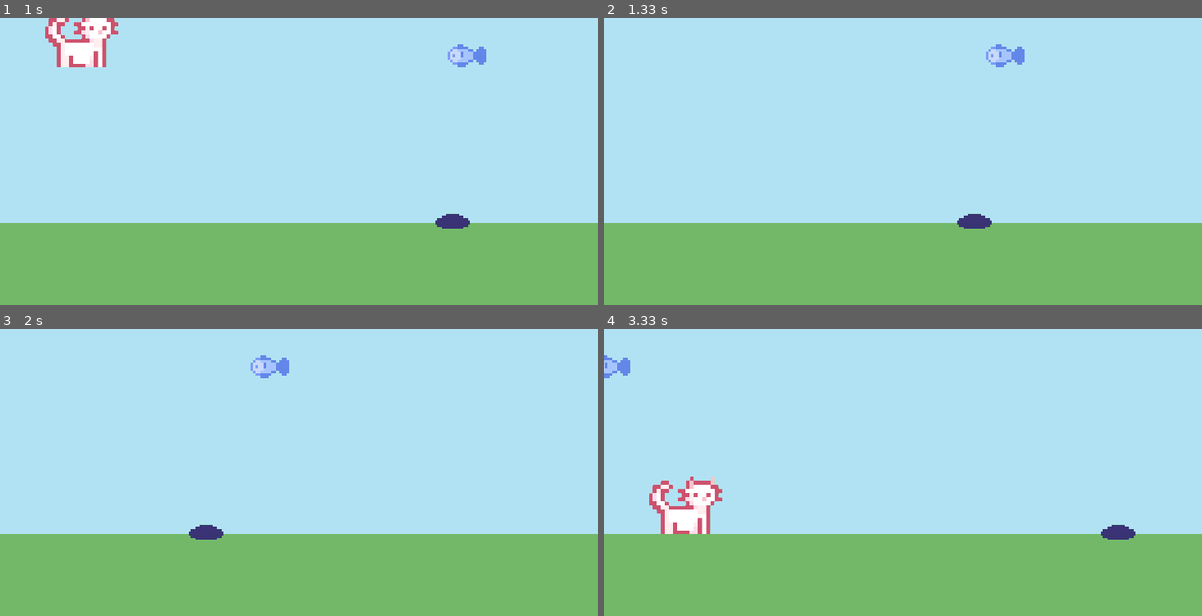
Above: before the commit, frames 1-4 (two rows, left to right).
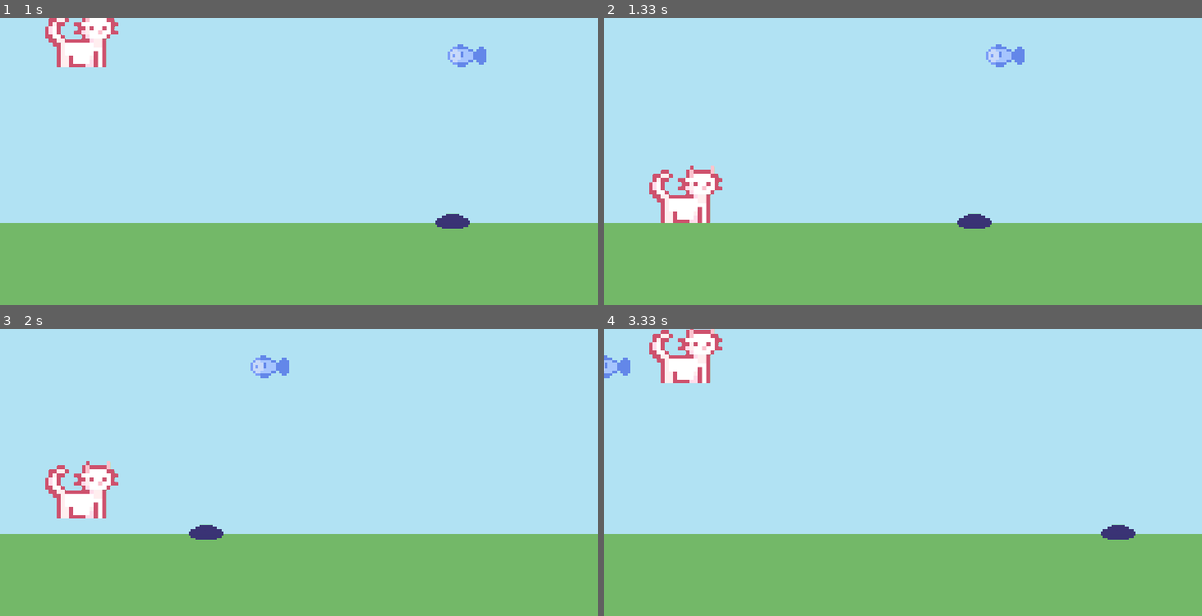
Above: after the commit, the same moments.

Repository: ShIIIrochka/py_game
Game: pygame game, started from pythongame/gamegame.py
Two runs of this game, one before a commit and one after it. Both use one fixed random seed, a clock stepped at 60 frames per second and the inputs below.
Inputs (mouse positions are in pixels of both pictures, inside the frame that each line leads up to):
- Up to frame 1 (1 s): tap Space at 0.33, 0.67 s
- Up to frame 2 (1.33 s): tap Space at 1.07 s
- Up to frame 3 (2 s): tap Space at 1.37, 1.9 s
- Up to frame 4 (3.33 s): tap Space at 2.2 s; click (687, 498) at 2.95 s

Frame 1 is identical in both runs. In frame 2, 1.6% of the frame differs, in the area x 7-20%, y 51-72%; in frame 3, 1.6%; in frame 4, 3.2%, in the area x 7-20%, y 0-72%.

Commit message:
поправила багу

Diff:
--- a/pythongame/gamegame.py
+++ b/pythongame/gamegame.py
@@ -1,5 +1,6 @@
 import pygame
 from sys import exit
+from random import randint
 
 WIDTH = 728
 HEIGHT = 350
@@ -53,11 +54,11 @@
                 exit()
 
         if game_active:
-            if event.type == pygame.MOUSEBUTTONDOWN:
+            if event.type == pygame.MOUSEBUTTONDOWN and player_rect.y >= 150:
                 if player_rect.collidepoint(event.pos):
                     player_gravity = -20
 
-            if event.type == pygame.KEYDOWN:
+            if event.type == pygame.KEYDOWN and player_rect.y >= 150:
                 if event.key == pygame.K_SPACE:
                     player_gravity = -20
         else:
